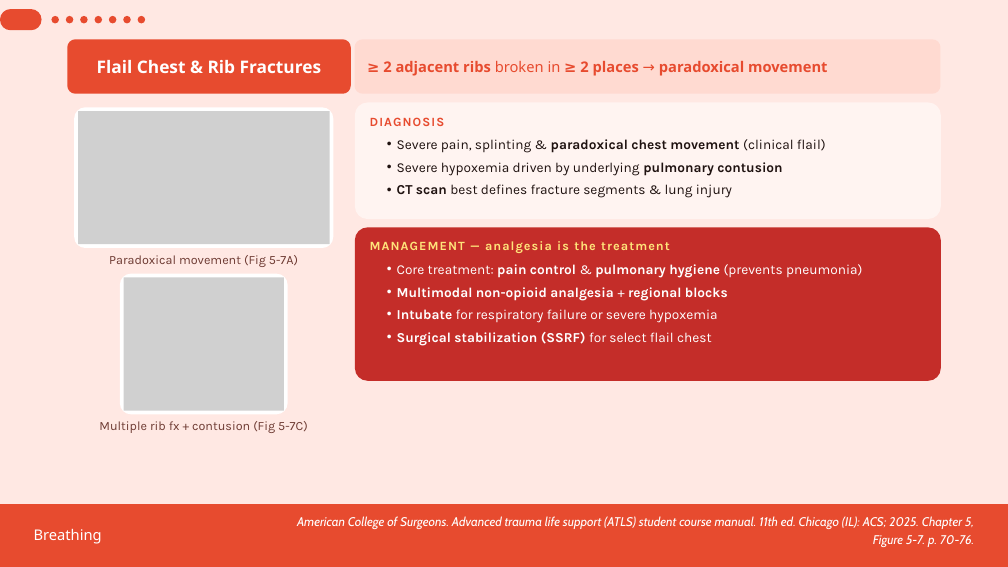
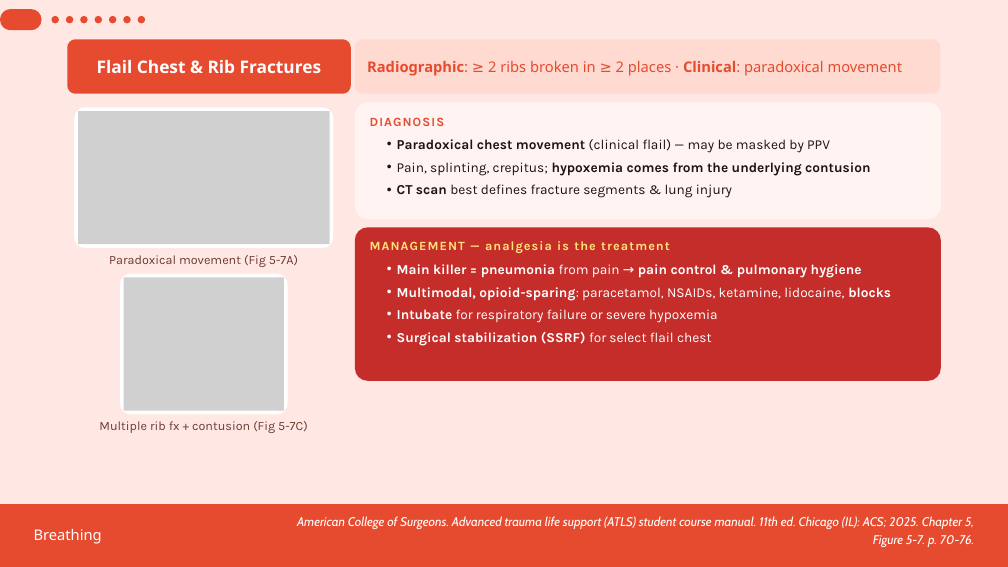
Before and after one commit to Xatsr/Of-all-trades, a slide deck: slide 11 of B_breathing_ATLS_16min.pptx. Drawn at 1008x567 pixels with LibreOffice and Linux fonts; fonts in the diff are those of the drawing; grey boxes stand for pictures. Boxes give left, top, right and bottom in pixels: in the first picture for what was removed or moved away, otherwise in the second. Text is boxed around its words. In the diff, an @@ line names an element or a change of style, - is before the commit and + after.

```diff
--- a/B_breathing_ATLS_16min.pptx
+++ b/B_breathing_ATLS_16min.pptx
@@ text at (x1=367, y1=61, x2=903, y2=76): text changed; bold off @@
-≥ 2 adjacent ribs broken in ≥ 2 places → paradoxical movement
+Radiographic: ≥ 2 ribs broken in ≥ 2 places · Clinical: paradoxical movement
@@ text at (x1=397, y1=139, x2=870, y2=176): text changed; bold on @@
-  • Severe pain, splinting & paradoxical chest movement (clinical flail)
-  • Severe hypoxemia driven by underlying pulmonary contusion
+  • Paradoxical chest movement (clinical flail) — may be masked by PPV
+  • Pain, splinting, crepitus; hypoxemia comes from the underlying contusion
@@ text at (x1=397, y1=264, x2=891, y2=301): text changed @@
-  • Core treatment: pain control & pulmonary hygiene (prevents pneumonia)
-  • Multimodal non-opioid analgesia + regional blocks
+  • Main killer = pneumonia from pain → pain control & pulmonary hygiene
+  • Multimodal, opioid-sparing: paracetamol, NSAIDs, ketamine, lidocaine, blocks
```
Also in this commit, not shown: 4 other slides changed.
